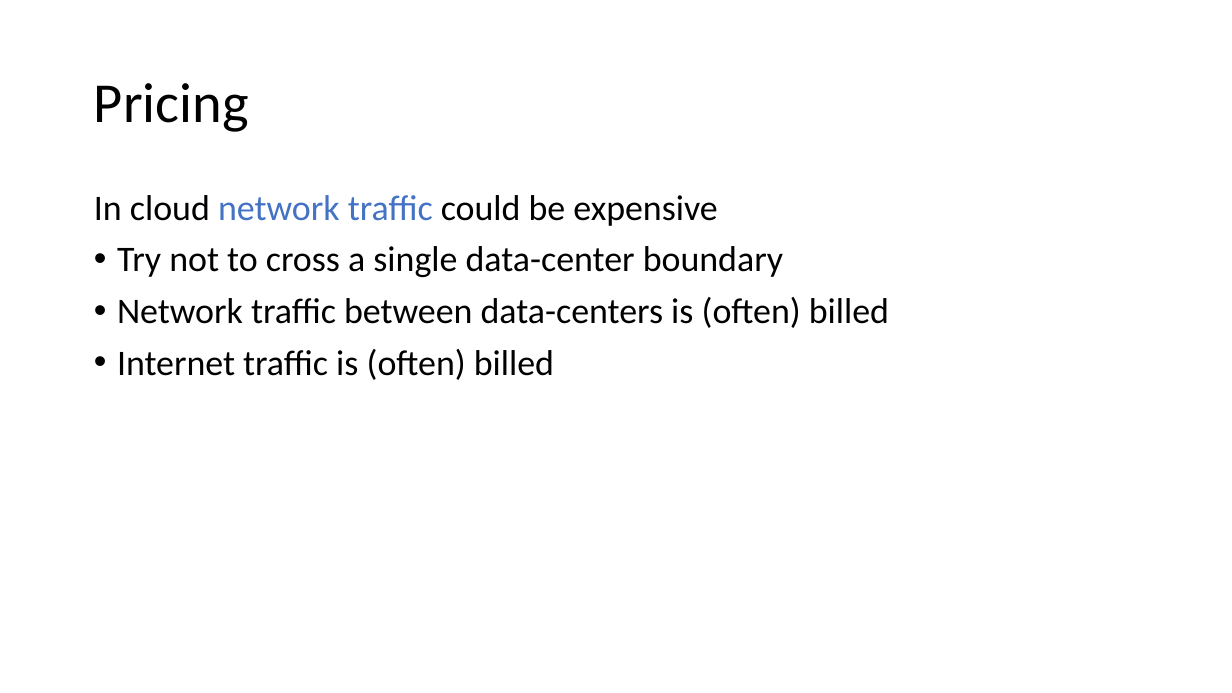
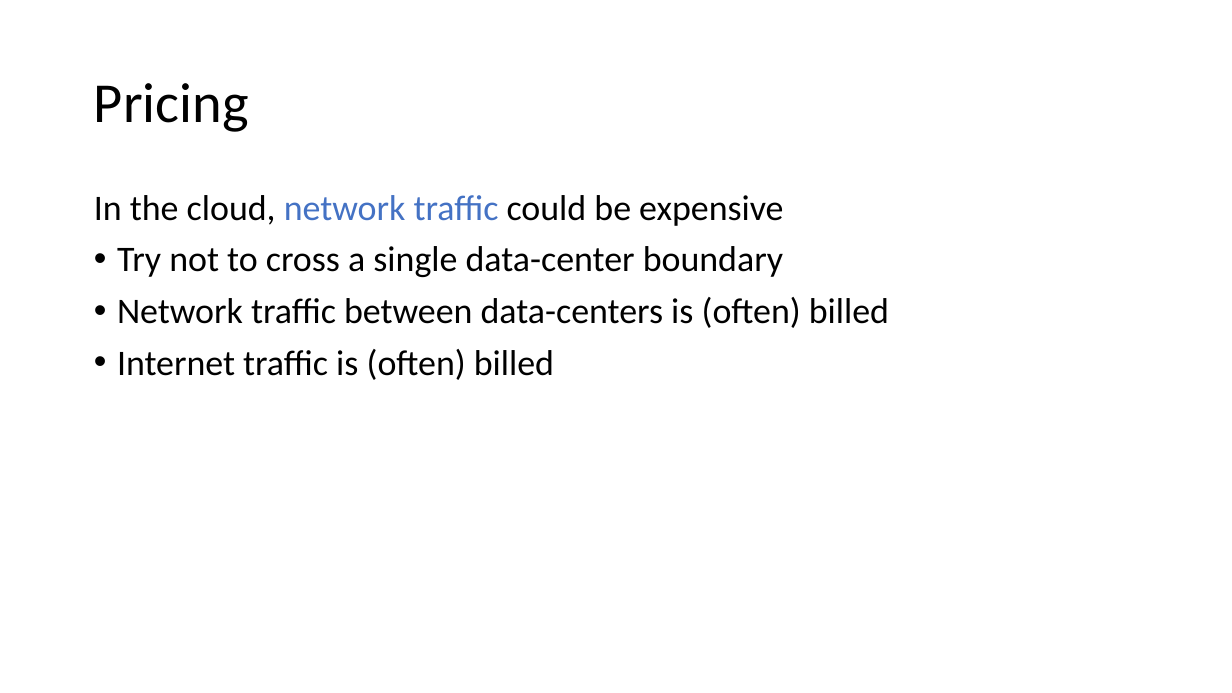
Before and after one commit to v1r7u/cloud_computing_old, a slide deck: slide 11 of presentations/05_Monitoring_Pricing.pptx. Drawn at 1232x693 pixels with LibreOffice and Linux fonts; fonts in the diff are those of the drawing. Boxes give left, top, right and bottom in pixels: in the first picture for what was removed or moved away, otherwise in the second. Text is boxed around its words. In the diff, an @@ line names an element or a change of style, - is before the commit and + after.

```diff
--- a/presentations/05_Monitoring_Pricing.pptx
+++ b/presentations/05_Monitoring_Pricing.pptx
@@ text at bbox=[94, 195, 783, 226]: text changed @@
-In cloud network traffic could be expensive
+In the cloud, network traffic could be expensive
```
Also in this commit, not shown: 10 other slides changed, 5 slides added, 19 other files.
